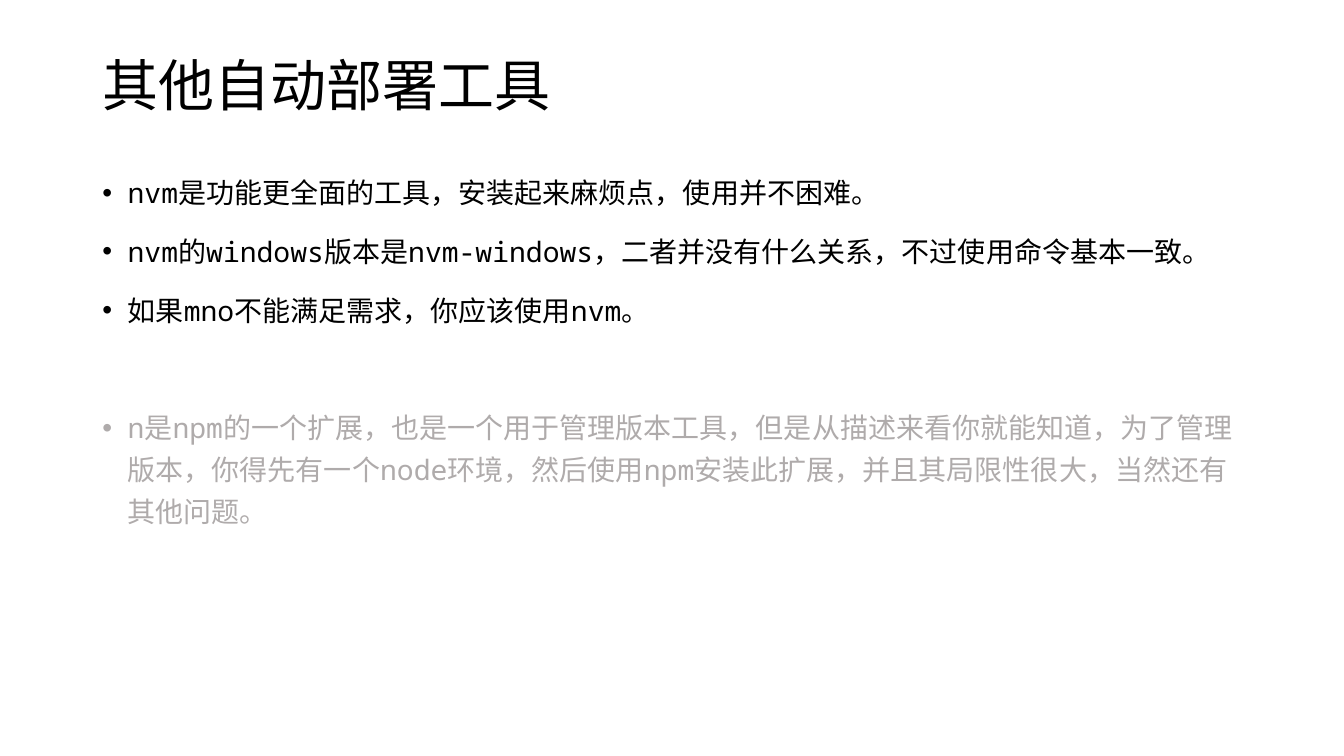
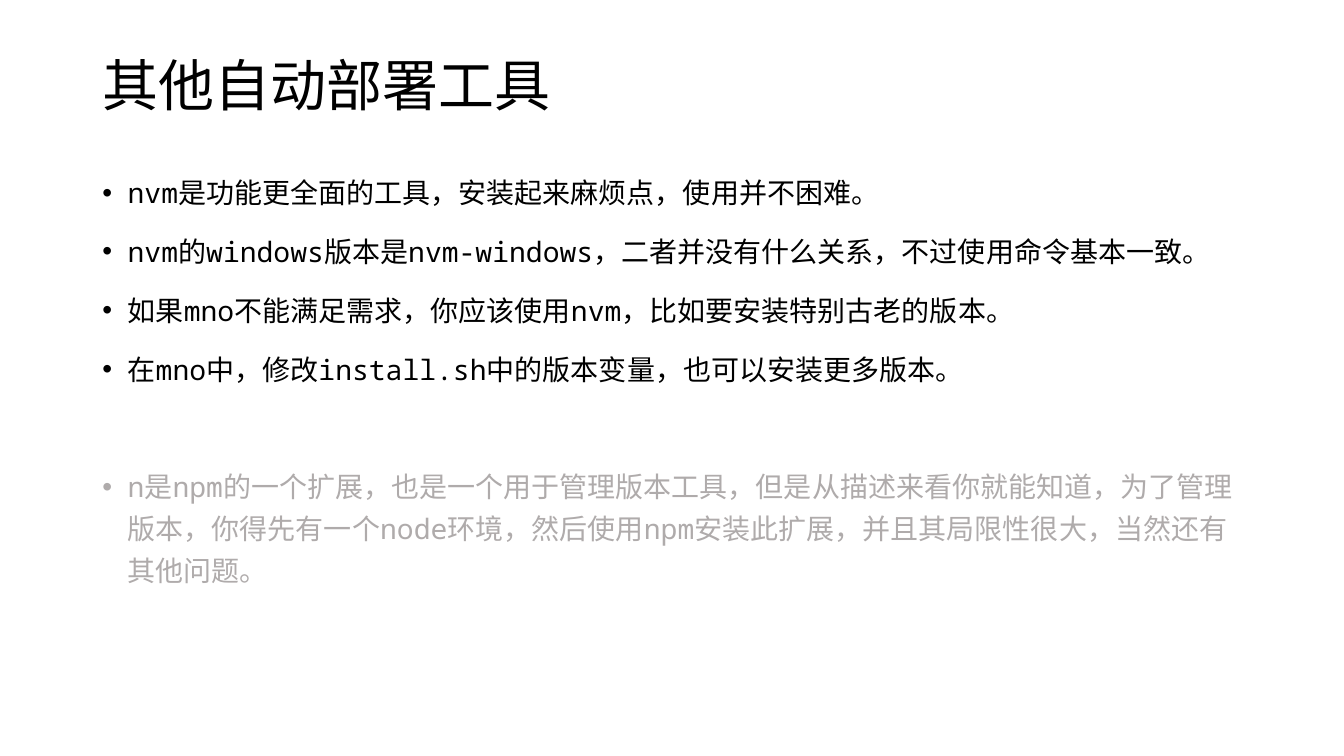
Before and after one commit to edu2act/course-wechat-and-miniprogram, a slide deck: slide 16 of materials/ch06/ch06-服务端和远程请求.pptx (slide 18 before the commit). Drawn at 1344x756 pixels with LibreOffice and Linux fonts; fonts in the diff are those of the drawing. Boxes give left, top, right and bottom in pixels: in the first picture for what was removed or moved away, otherwise in the second. Text is boxed around its words. In the diff, an @@ line names an element or a change of style, - is before the commit and + after.

```diff
--- a/materials/ch06/ch06-服务端和远程请求.pptx
+++ b/materials/ch06/ch06-服务端和远程请求.pptx
@@ text at [128,297,1014,383]: text changed @@
-• 如果mno不能满足需求，你应该使用nvm。
+• 如果mno不能满足需求，你应该使用nvm，比如要安装特别古老的版本。
+• 在mno中，修改install.sh中的版本变量，也可以安装更多版本。
```
Also in this commit, not shown: 2 other slides changed, 1 slide added, 4 slides removed, 6 other files.
